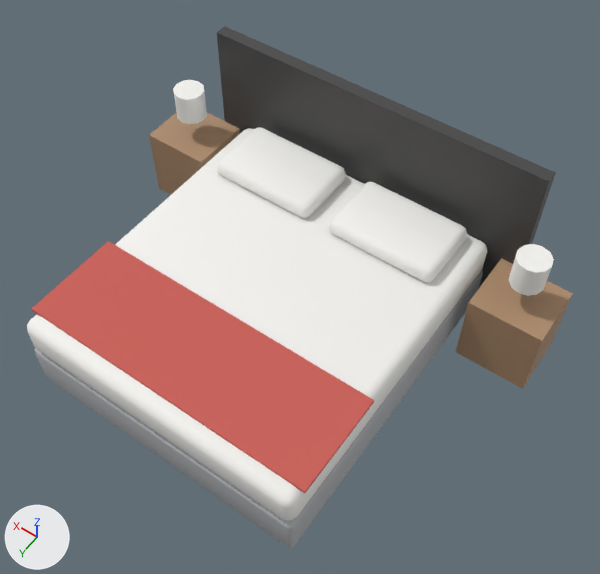
The glTF model modules/assets/internal/models/hospitality/hospitality.room.hotel_bed.glb: old version first, new version second.
Both versions are drawn from a 50 mm camera at (-1.84, 2.24, 4.24) aimed at (-0.17, -0.1, 0.56). Every picture has the same lights, and +X, +Y and +Z are marked at lower left. The picture after the commit comes second.

In view in the first picture: 'main__fabric_grey', 'main__fabric_red', 'main__fabric_white', 'main__hardwood', 'main__leather_black'.
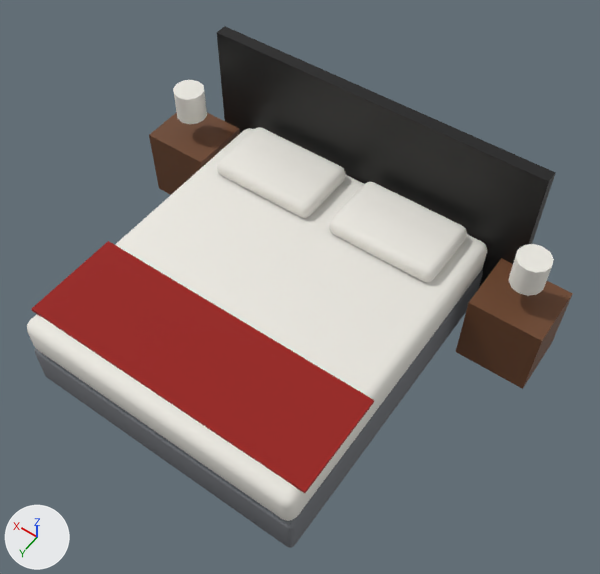
Pixel boxes [x1, y1, x2, y2] of what changed, in the pictures (600 x 574 px):
'main__fabric_white', recoloured: [27, 80, 554, 521] in both
'main__fabric_red', recoloured (darker): [32, 241, 374, 493] in both
'main__leather_black', recoloured (dark grey to black): [217, 26, 556, 288] in both
'main__hardwood', recoloured: [149, 112, 573, 389] in both
'main__fabric_grey', recoloured: [35, 270, 483, 548] in both

The change in detail:
Material 'fabric_grey' (mat_fabric_grey) changes colour from grey #b3b5b8 to grey #73757a; in linear values from (0.45, 0.46, 0.48) to (0.171, 0.179, 0.196).
Material 'fabric_red' (mat_fabric_red) changes colour from red #cb6159 to red #991f19; in linear values from (0.6, 0.12, 0.1) to (0.319, 0.0134, 0.01).
Material 'fabric_white' (mat_fabric_white) changes colour from white #f7f6f2 to white #edebe3; in linear values from (0.93, 0.92, 0.89) to (0.848, 0.828, 0.768).
Material 'hardwood' (mat_hardwood) changes colour from brown #ad8b6c to brown #6b4226; in linear values from (0.42, 0.26, 0.15) to (0.147, 0.055, 0.0196).
Material 'leather_black' (mat_leather_black) changes colour from dark grey #454545 to black #0f0f0f; in linear values from (0.06, 0.06, 0.06) to (0.0049, 0.0049, 0.0049).
